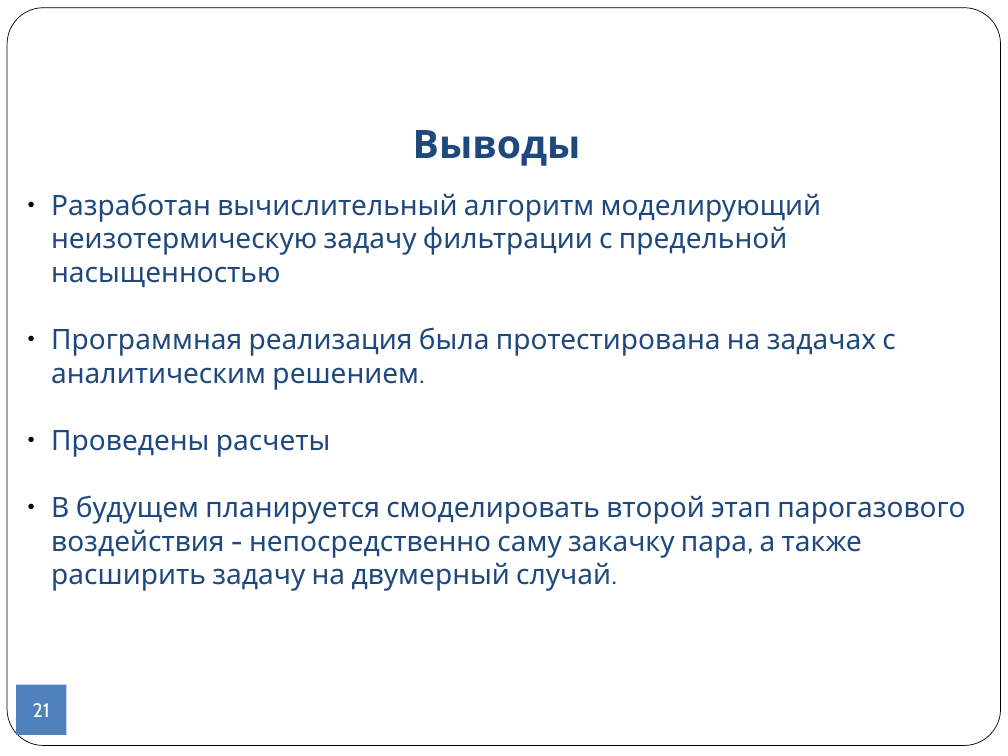
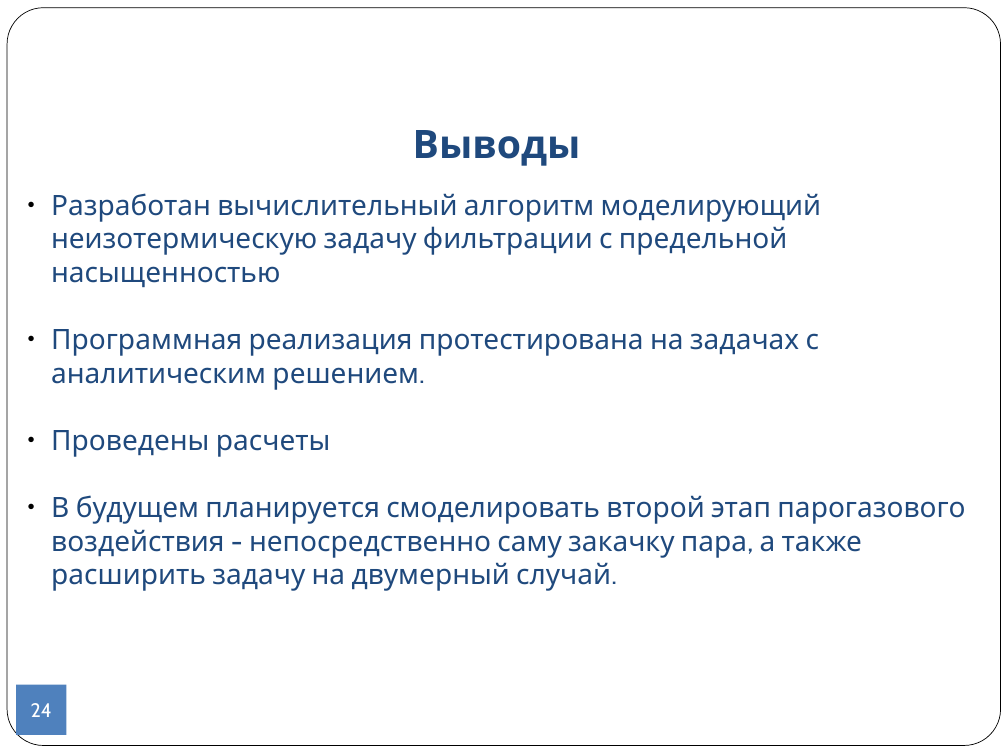
Before and after one commit to CompMathGroup/sagd, a slide deck: slide 24 of doc/Presentation.odp (slide 21 before the commit). Drawn at 1008x756 pixels with LibreOffice and Linux fonts; fonts in the diff are those of the drawing; background and template pictures are left out. Boxes give left, top, right and bottom in pixels: in the first picture for what was removed or moved away, otherwise in the second. Text is boxed around its words. In the diff, an @@ line names an element or a change of style, - is before the commit and + after.

```diff
--- a/doc/Presentation.odp
+++ b/doc/Presentation.odp
@@ text at (51,329,819,390): text changed @@
-● Программная реализация была протестирована на задачах с аналитическим решением.
+● Программная реализация протестирована на задачах с аналитическим решением.
@@ page number at (16,684,67,735): text changed @@
-21
+24
@@ page number at (31,703,52,717): text changed @@
-21
+24
```
Also in this commit, not shown: 16 other slides changed, 4 slides added, 1 slide removed, 5 other files.
